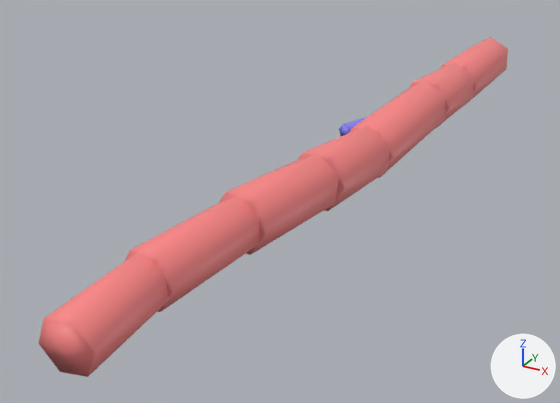
An edit to the glTF model public/data/plots/sample/media/qsm/247.glb, drawn before and after from the same camera.
Camera for both pictures: a 50 mm camera at (6.8, -7.2, 7.76) aimed at (4.73, -3.43, 5.88). The lights are fixed; the arrows at lower right show +X, +Y and +Z. The picture after the commit comes second. Vertices at exactly the same position are counted once.
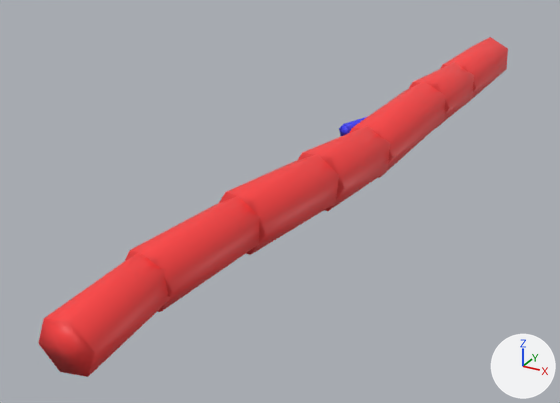
The edits, one by one:
me_mesh_0 has 105 vertices, 192 faces and spans x 4.89..5.35, y -5.58..-0.54, z 6.0..6.4.
me_mesh_0 is used by ob_mesh_0; location (0.0, 0.0, 0.0).
me_mesh_0 part 1: 168 faces centred in x 4.92..5.34, y -5.58..-0.54, z 6.03..6.38 are repainted in the vertex colours; the middle colour goes from pink #ff8888 to red #ff3f3f.
me_mesh_0 part 2: 24 faces centred in x 4.97..5.2, y -3.11..-2.2, z 6.2..6.3 are repainted in the vertex colours; the middle colour goes from blue #8888ff to blue #3f3fff.

Pixel boxes (x1, y1, x2, y2) of what changed, in the pictures (560 x 403 px):
part 1 of me_mesh_0, recoloured (pink to red)
    both: (39, 37, 508, 377)
part 2 of me_mesh_0, recoloured (darker)
    both: (339, 117, 367, 136)
